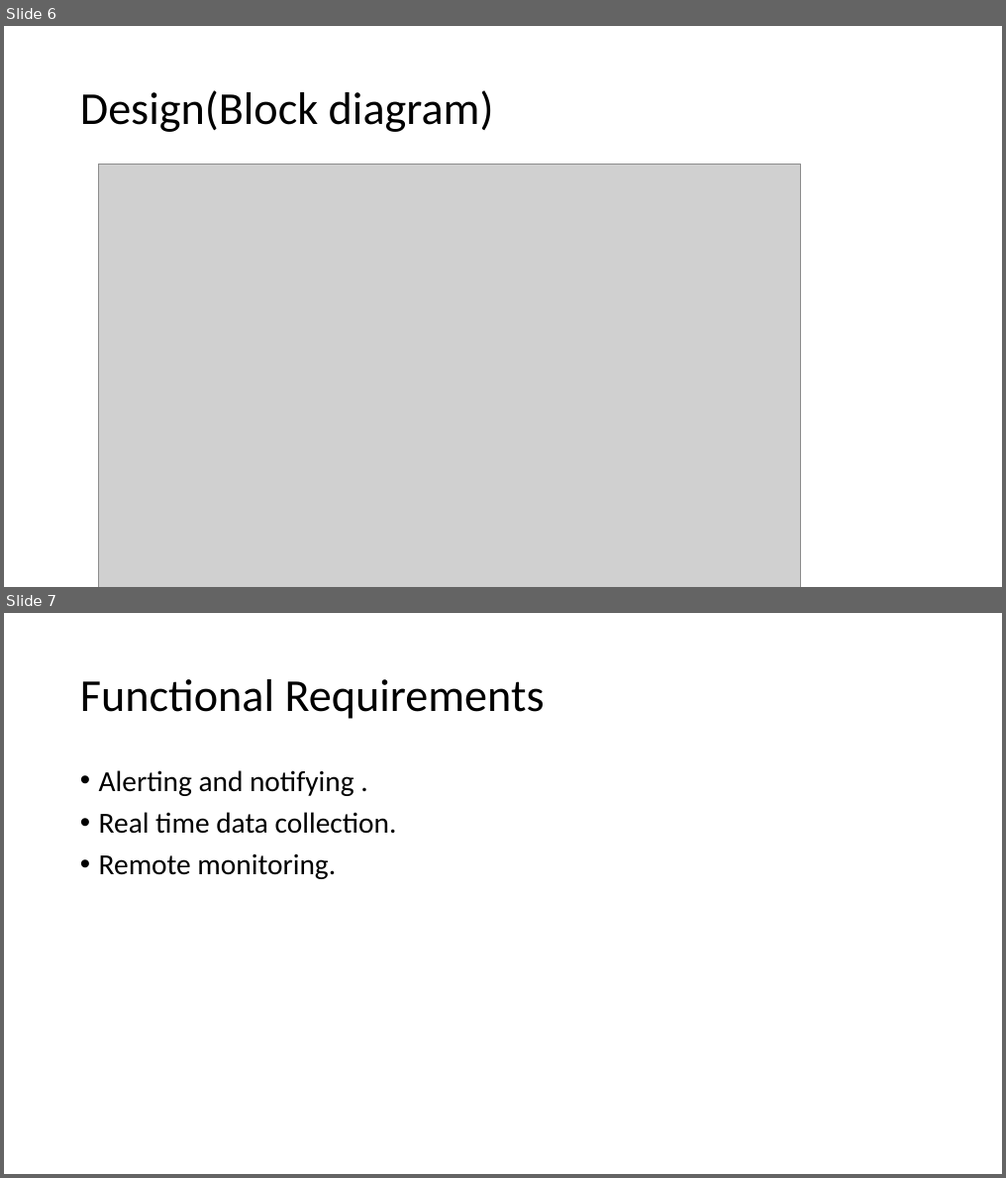
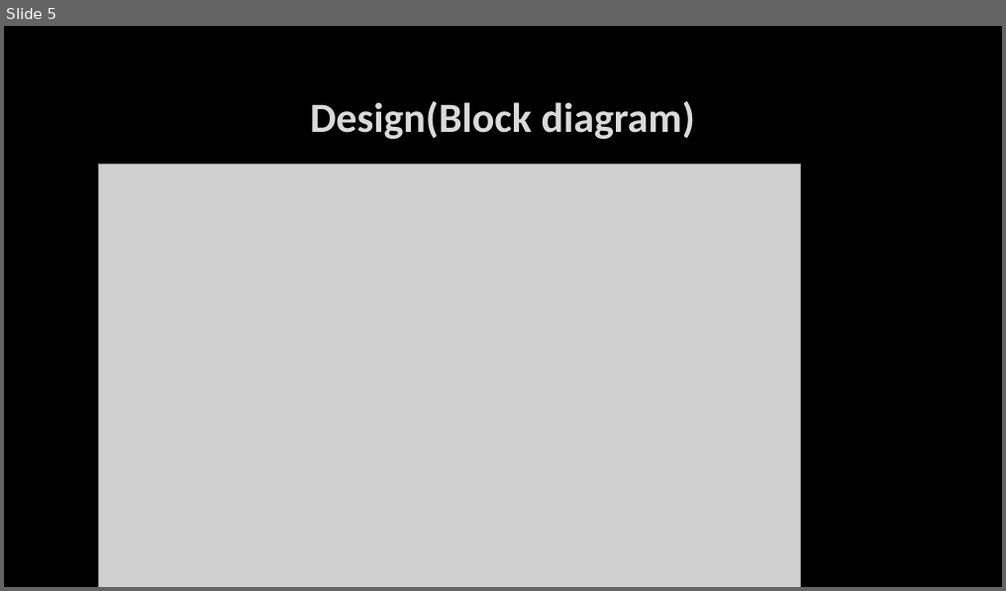
Before and after one commit to patrickmabziness360/Bridge_Health_Monitoring_System, a slide deck: Project Documents/IOT BRIDGE HEALTH MONITORING SYSTEM.pptx. Shown one above the other, each under a label of ours: slides 6 and 7 before the commit, slide 5 after it. The pictures are 1006x1178 and 1006x591 pixels, drawn with LibreOffice and Linux fonts; fonts in the diff are those of the drawing; grey boxes stand for pictures; background and template pictures are left out. Boxes give left, top, right and bottom in pixels: in the first picture for what was removed or moved away, otherwise in the second. Text is boxed around its words. In the diff, an @@ line names an element or a change of style, - is before the commit and + after.

```diff
--- a/Project Documents/IOT BRIDGE HEALTH MONITORING SYSTEM.pptx
+++ b/Project Documents/IOT BRIDGE HEALTH MONITORING SYSTEM.pptx
@@ slide 7 removed at (x1=4, y1=613, x2=1002, y2=1174), background #FFFFFF @@
@@ title removed at (x1=80, y1=679, x2=545, y2=719) @@
-Functional Requirements
@@ text removed at (x1=99, y1=770, x2=397, y2=879) @@
-• Alerting and notifying .
-• Real time data collection.
-• Remote monitoring.
@@ what was slide 6 is now slide 5 @@
@@ slide 5 changed as well @@
@@ background #FFFFFF to picture (left out) @@
@@ title "Design(Block diagram)" moved from (x1=80, y1=90, x2=494, y2=132) to (x1=310, y1=101, x2=695, y2=139) @@
@@ title "Design(Block diagram)" at (x1=310, y1=101, x2=695, y2=139): size 44 to 40 pt, text colour #000000 to #DADADA, letter outline none to #404040 0.75 pt, bold on; alignment left to centre; line spacing 0.9 to 1 @@
```
Also in this commit, not shown: 5 other slides changed, 1 slide added, 1 other slide removed, 1 other file.
